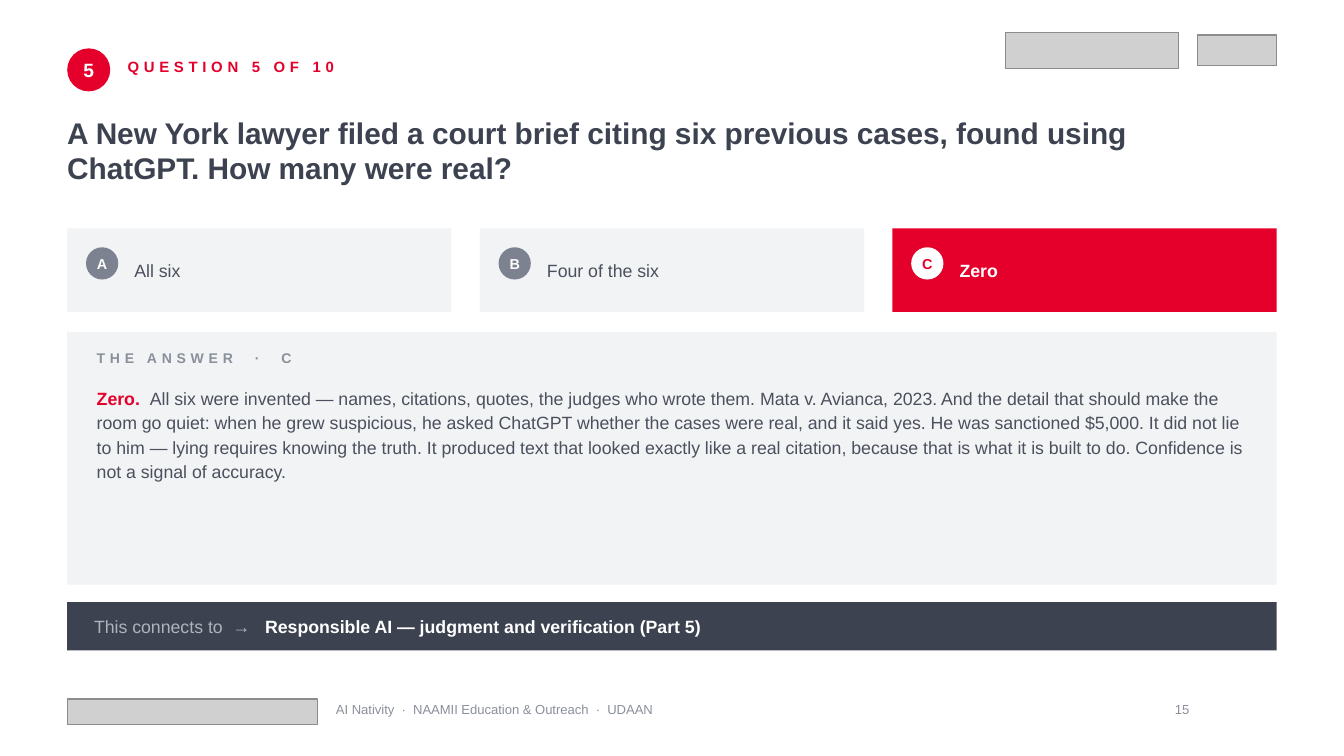
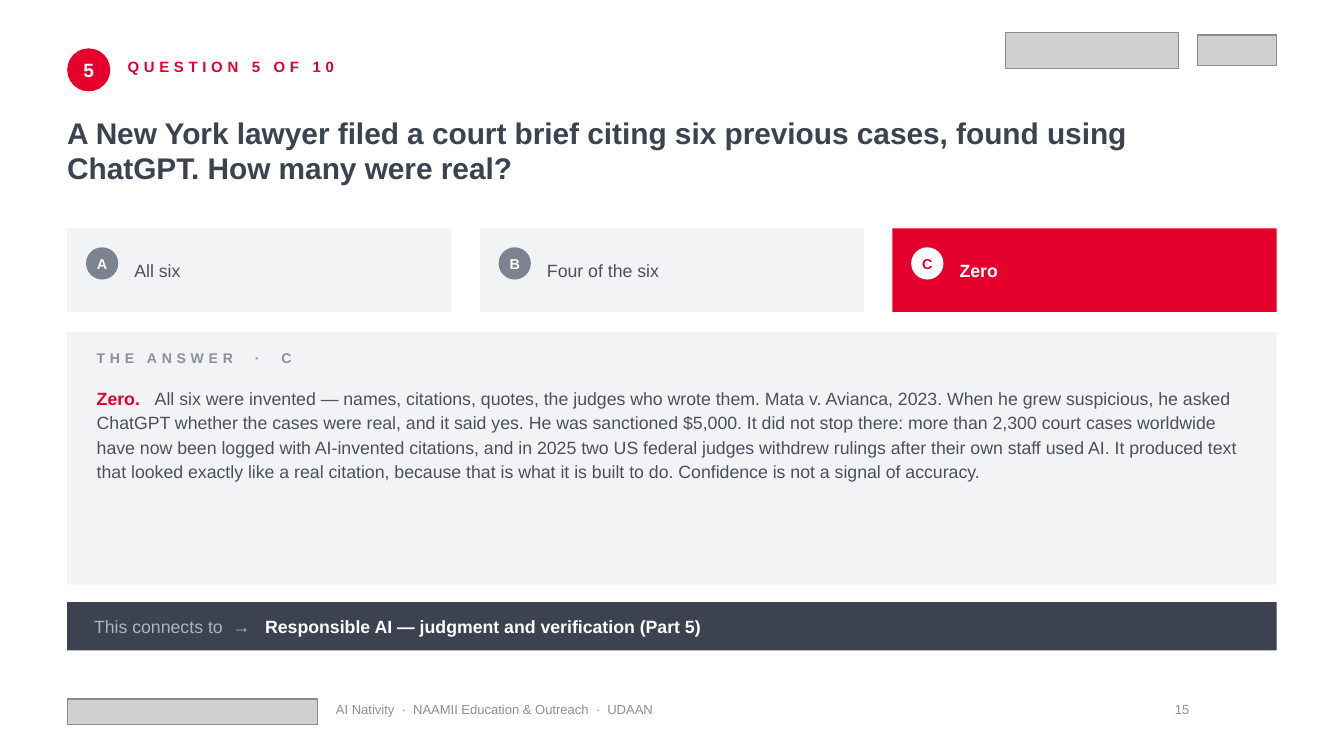
Before and after one commit to gitparihub-NAAMII/EU-UDAAN, a slide deck: slide 15 of AI Native/6-workshops/ai-nativity-2026/final/deck/ai-nativity-2026.pptx. Drawn at 1344x756 pixels with LibreOffice and Linux fonts; fonts in the diff are those of the drawing; grey boxes stand for pictures; background and template pictures are left out. Boxes give left, top, right and bottom in pixels: in the first picture for what was removed or moved away, otherwise in the second. Text is boxed around its words. In the diff, an @@ line names an element or a change of style, - is before the commit and + after.

```diff
--- a/AI Native/6-workshops/ai-nativity-2026/final/deck/ai-nativity-2026.pptx
+++ b/AI Native/6-workshops/ai-nativity-2026/final/deck/ai-nativity-2026.pptx
@@ text at <box>97,392,1236,482</box>: text changed @@
-Zero. All six were invented — names, citations, quotes, the judges who wrote them. Mata v. Avianca, 2023. And the detail that should make the room go quiet: when he grew suspicious, he asked ChatGPT whether the cases were real, and it said yes. He was sanctioned $5,000. It did not lie to him — lying requires knowing the truth. It produced text that looked exactly like a real citation, because that is what it is built to do. Confidence is not a signal of accuracy.
+Zero. All six were invented — names, citations, quotes, the judges who wrote them. Mata v. Avianca, 2023. When he grew suspicious, he asked ChatGPT whether the cases were real, and it said yes. He was sanctioned $5,000. It did not stop there: more than 2,300 court cases worldwide have now been logged with AI-invented citations, and in 2025 two US federal judges withdrew rulings after their own staff used AI. It produced text that looked exactly like a real citation, because that is what it is built to do. Confidence is not a signal of accuracy.
```
Also in this commit, not shown: 15 other slides changed, 5 other files.
